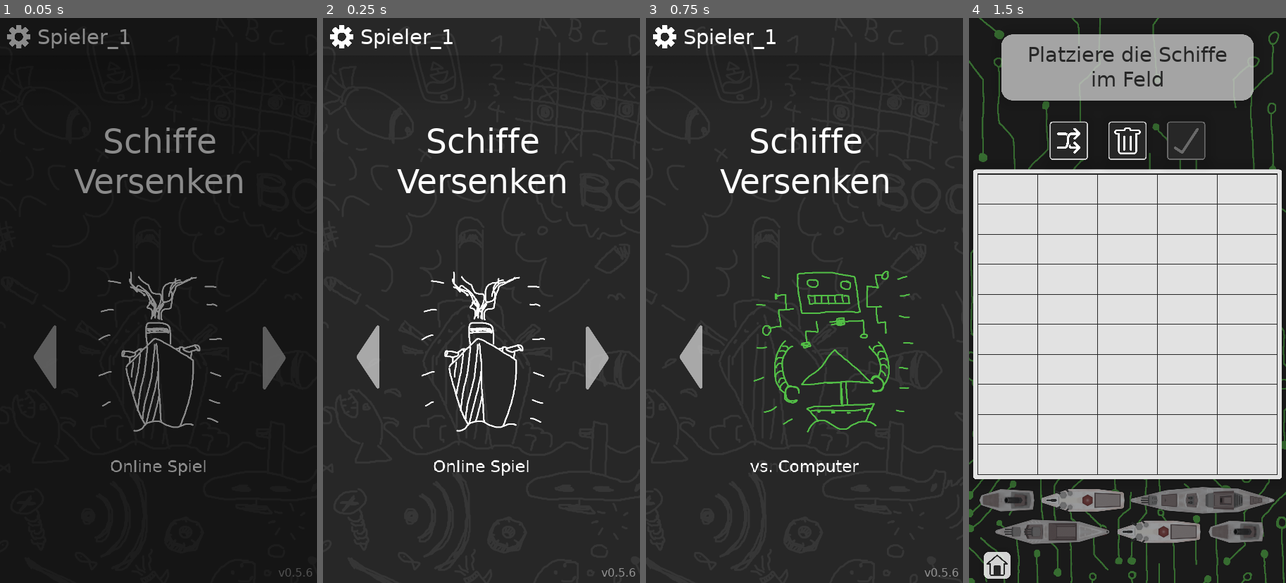
Above: before the commit, frames 1-4 (left to right).
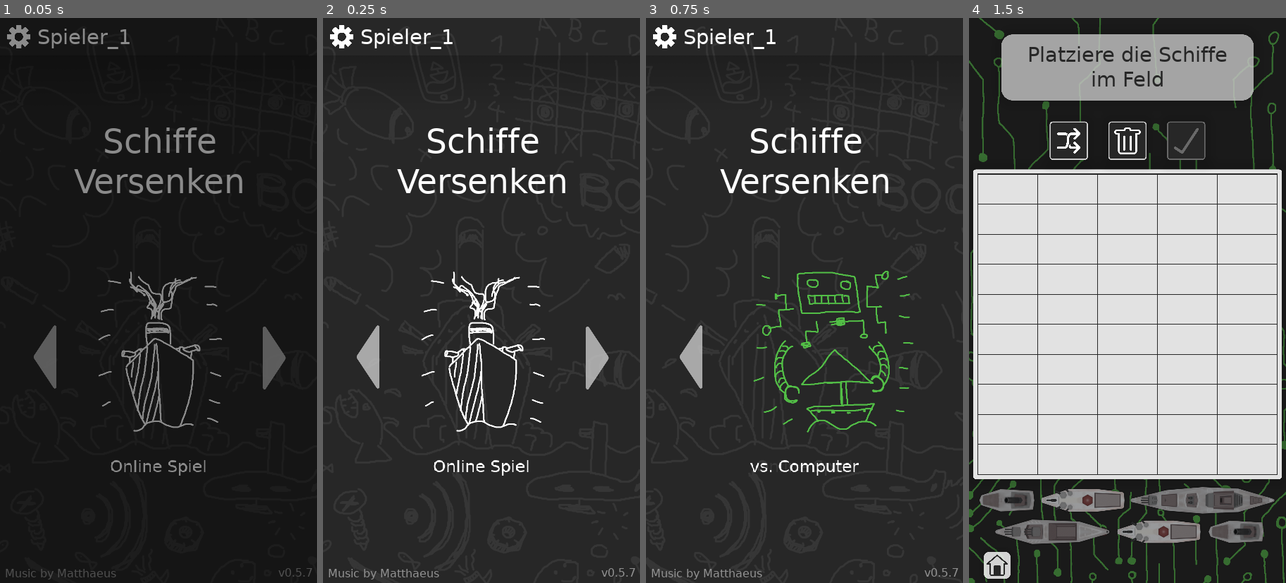
Above: after the commit, the same moments.

Repository: Asf-i/Schiffeversenken
Game: Godot game, scene res://Szenen/Start.tscn
The game is run twice, just before and just after one commit, with the same random seed, the same clock (stepped at 60 frames per second) and the same inputs.
Inputs (mouse positions are in pixels of both pictures, inside the frame that each line leads up to):
- Up to frame 1 (0.05 s): no input
- Up to frame 2 (0.25 s): no input
- Up to frame 3 (0.75 s): click (921, 357) at 0.5 s
- Up to frame 4 (1.5 s): click (1127, 351) at 1.25 s

The runs differ from the first frame. In frame 1, 0.2% of the frame differs, in the area x 1-99%, y 97-100%; in frame 2, 0.2%; in frame 3, 0.2%; in frame 4, nothing differs.

Commit message:
Schiff Grab-Boxen groesser und Matthaeus Credit

Diff:
--- a/Szenen/HauptComputer.tscn
+++ b/Szenen/HauptComputer.tscn
@@ -914,8 +914,8 @@
 anchor_bottom = 1.0
 margin_left = 270.0
 margin_top = 480.0
-margin_right = 1350.0
-margin_bottom = 2400.0
+margin_right = 2430.0
+margin_bottom = 4320.0
 rect_scale = Vector2( 0.5, 0.5 )
 __meta__ = {
 "_edit_use_anchors_": false
@@ -1232,8 +1232,8 @@
 anchor_bottom = 1.0
 margin_left = 270.0
 margin_top = 480.0
-margin_right = 39150.0
-margin_bottom = 69600.0
+margin_right = 40230.0
+margin_bottom = 71520.0
 rect_scale = Vector2( 0.5, 0.5 )
 __meta__ = {
 "_edit_use_anchors_": false
--- a/Szenen/Schiff 2er.tscn
+++ b/Szenen/Schiff 2er.tscn
@@ -218,8 +218,7 @@
 "values": [ true ]
 }
 
-[sub_resource type="Animation" id=19]
-resource_name = "Tod"
+[sub_resource type="Animation" id=27]
 length = 0.2
 step = 0.02
 tracks/0/type = "value"
@@ -353,8 +352,8 @@
 }
 
 [node name="Button" type="TouchScreenButton" parent="."]
-position = Vector2( -26, -23 )
-scale = Vector2( 0.398438, 0.359375 )
+position = Vector2( -29.9999, -25 )
+scale = Vector2( 0.429687, 0.390625 )
 normal = ExtResource( 182 )
 
 [node name="Sprite2" type="Sprite" parent="."]
@@ -398,10 +397,10 @@
 anims/NurExplos = SubResource( 26 )
 anims/RESET = SubResource( 18 )
 anims/Schontot = SubResource( 25 )
-anims/Tod = SubResource( 19 )
+anims/Tod = SubResource( 27 )
 
 [node name="Particles2D" type="Particles2D" parent="."]
-material = SubResource( 20 )
+material = SubResource( 28 )
 position = Vector2( -7, -3 )
 scale = Vector2( 0.6, 0.6 )
 z_index = 1
--- a/Szenen/Schiff 3er.tscn
+++ b/Szenen/Schiff 3er.tscn
@@ -402,8 +402,8 @@
 laenge = 3
 
 [node name="Button" type="TouchScreenButton" parent="."]
-position = Vector2( -72.0002, -20.4546 )
-scale = Vector2( 0.344498, 0.323864 )
+position = Vector2( -75, -25 )
+scale = Vector2( 0.358851, 0.394886 )
 normal = ExtResource( 2 )
 
 [node name="Sprite2" type="Sprite" parent="."]
--- a/Szenen/Schiff 4er.tscn
+++ b/Szenen/Schiff 4er.tscn
@@ -438,8 +438,8 @@
 laenge = 4
 
 [node name="Button" type="TouchScreenButton" parent="."]
-position = Vector2( -77, -26 )
-scale = Vector2( 0.400395, 0.407813 )
+position = Vector2( -79.9997, -27 )
+scale = Vector2( 0.412228, 0.423438 )
 normal = ExtResource( 4 )
 
 [node name="Sprite2" type="Sprite" parent="."]
--- a/Szenen/Schiff 5er.tscn
+++ b/Szenen/Schiff 5er.tscn
@@ -475,8 +475,8 @@
 laenge = 5
 
 [node name="Button" type="TouchScreenButton" parent="."]
-position = Vector2( -125.4, -26 )
-scale = Vector2( 0.387365, 0.40625 )
+position = Vector2( -124.4, -27 )
+scale = Vector2( 0.384284, 0.421875 )
 normal = ExtResource( 7 )
 
 [node name="Sprite2" type="Sprite" parent="."]
--- a/Szenen/Start.tscn
+++ b/Szenen/Start.tscn
@@ -268,12 +268,27 @@
 anchor_top = 1.0
 anchor_right = 1.0
 anchor_bottom = 1.0
+margin_left = 16.0
 margin_top = -56.0
 margin_right = -16.0
 custom_colors/font_color = Color( 0.572549, 0.572549, 0.572549, 1 )
 custom_fonts/font = SubResource( 14 )
-text = "v0.5.6"
+text = "v0.5.7"
 align = 2
+__meta__ = {
+"_edit_use_anchors_": false
+}
+
+[node name="CreditLabel" type="Label" parent="."]
+anchor_top = 1.0
+anchor_right = 1.0
+anchor_bottom = 1.0
+margin_left = 16.0
+margin_top = -56.0
+margin_right = -16.0
+custom_colors/font_color = Color( 0.572549, 0.572549, 0.572549, 1 )
+custom_fonts/font = SubResource( 14 )
+text = "Music by Matthaeus"
 __meta__ = {
 "_edit_use_anchors_": false
 }
Not shown: 2 places in Szenen/Schiff 2er.tscn that only renumber resources
Not shown, changed: export_presets.cfg
